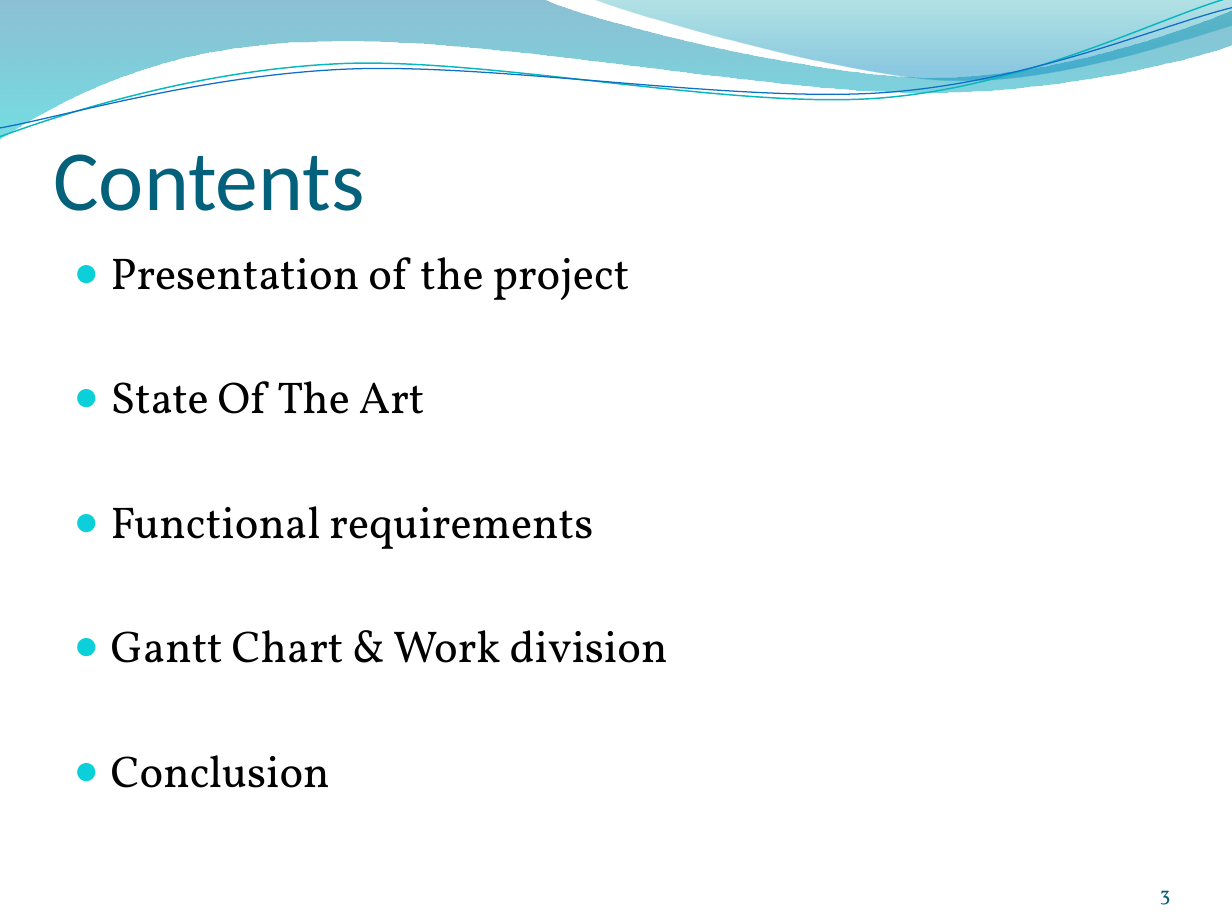
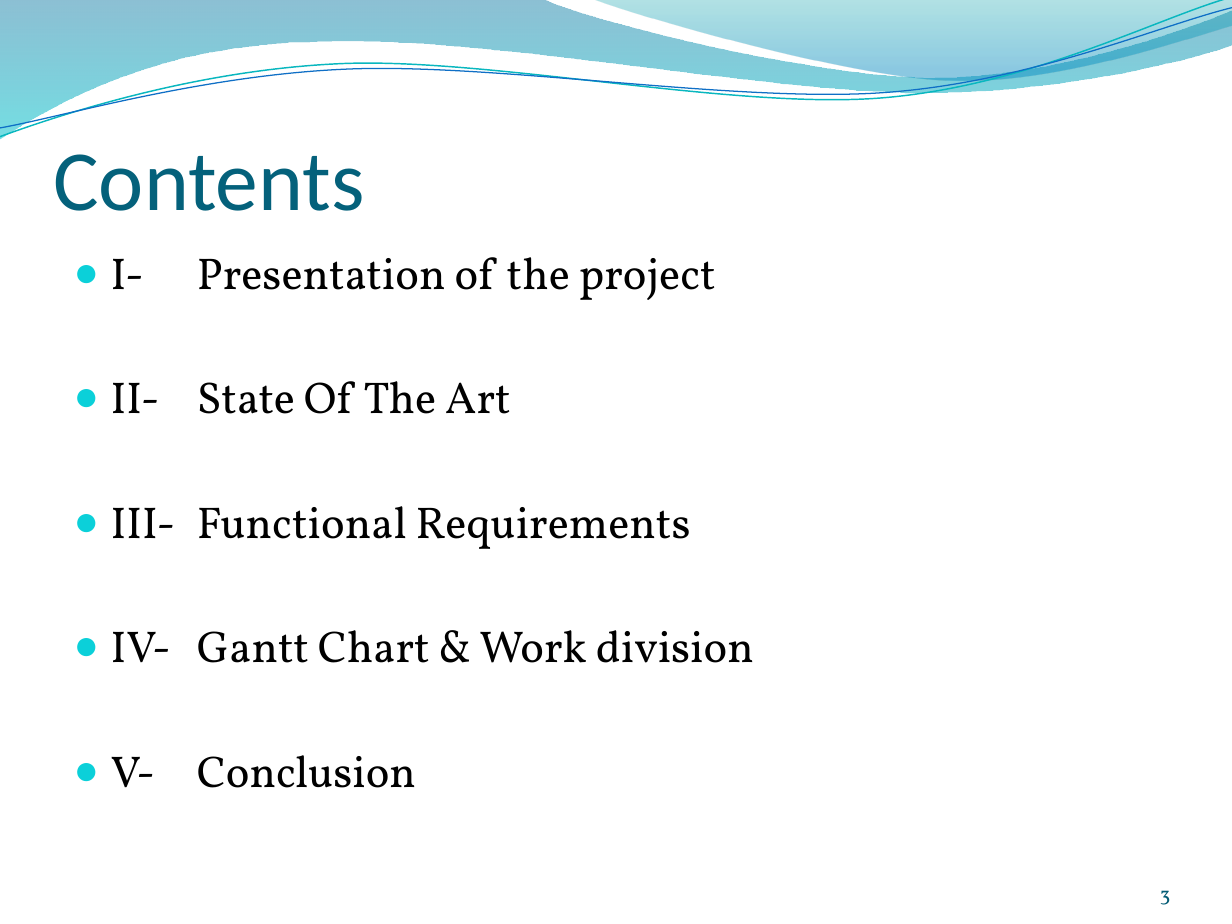
Before and after one commit to anbrous/project, a slide deck: slide 3 of Blue_weasel/blueweasel_docs/presentation/Pre-soutenance Projet Blue Weasel.pptx. Drawn at 1232x924 pixels with LibreOffice and Linux fonts; fonts in the diff are those of the drawing; background and template pictures are left out. Boxes give left, top, right and bottom in pixels: in the first picture for what was removed or moved away, otherwise in the second. Text is boxed around its words. In the diff, an @@ line names an element or a change of style, - is before the commit and + after.

Commit message:
presentation ppt

```diff
--- a/Blue_weasel/blueweasel_docs/presentation/Pre-soutenance Projet Blue Weasel.pptx
+++ b/Blue_weasel/blueweasel_docs/presentation/Pre-soutenance Projet Blue Weasel.pptx
@@ text at [111, 257, 754, 788]: text changed @@
-● Presentation of the project
-● State Of The Art
-● Functional requirements
-● Gantt Chart & Work division
-● Conclusion
+● I- Presentation of the project
+● II- State Of The Art
+● III- Functional Requirements
+● IV- Gantt Chart & Work division
+● V- Conclusion
```
Also in this commit, not shown: 5 other slides changed, 11 slides added, 5 slides removed.
